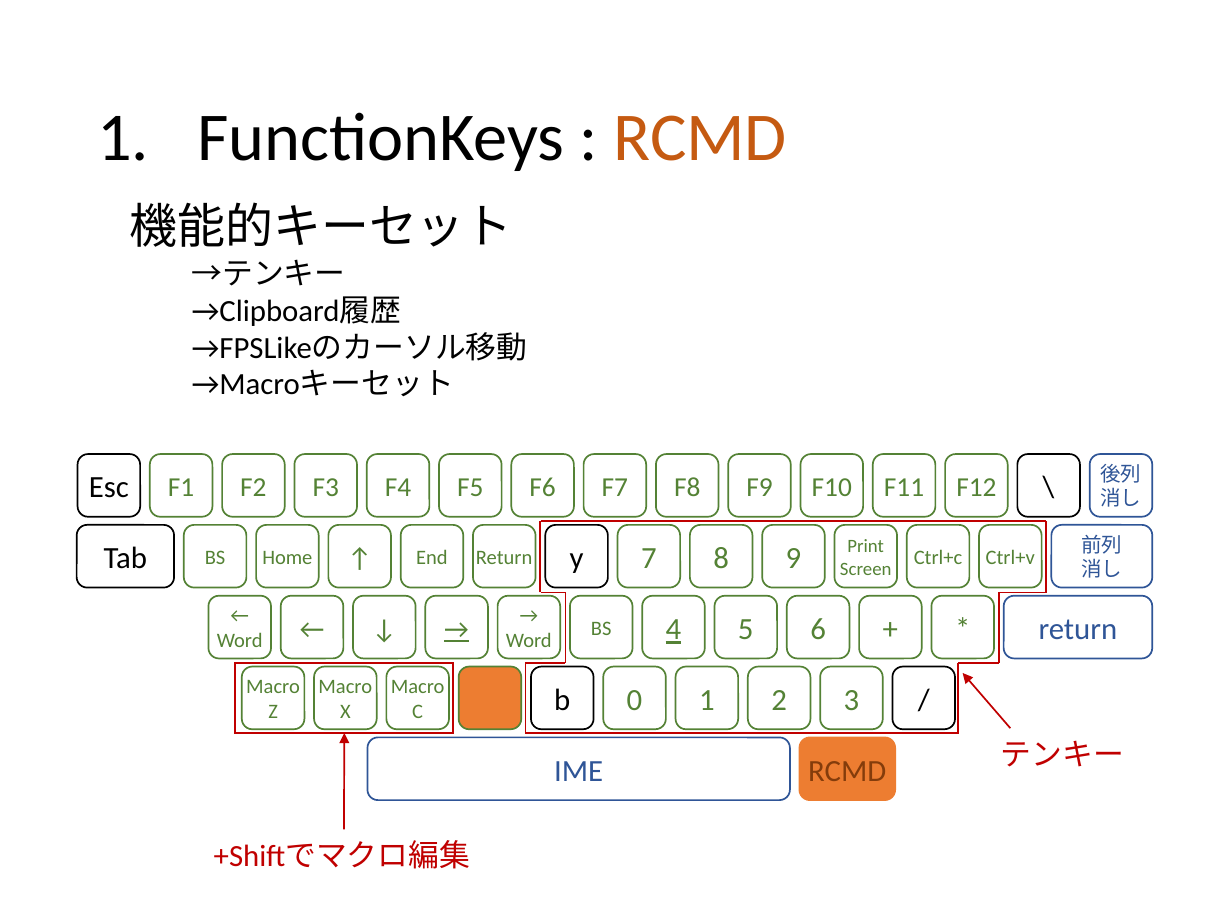
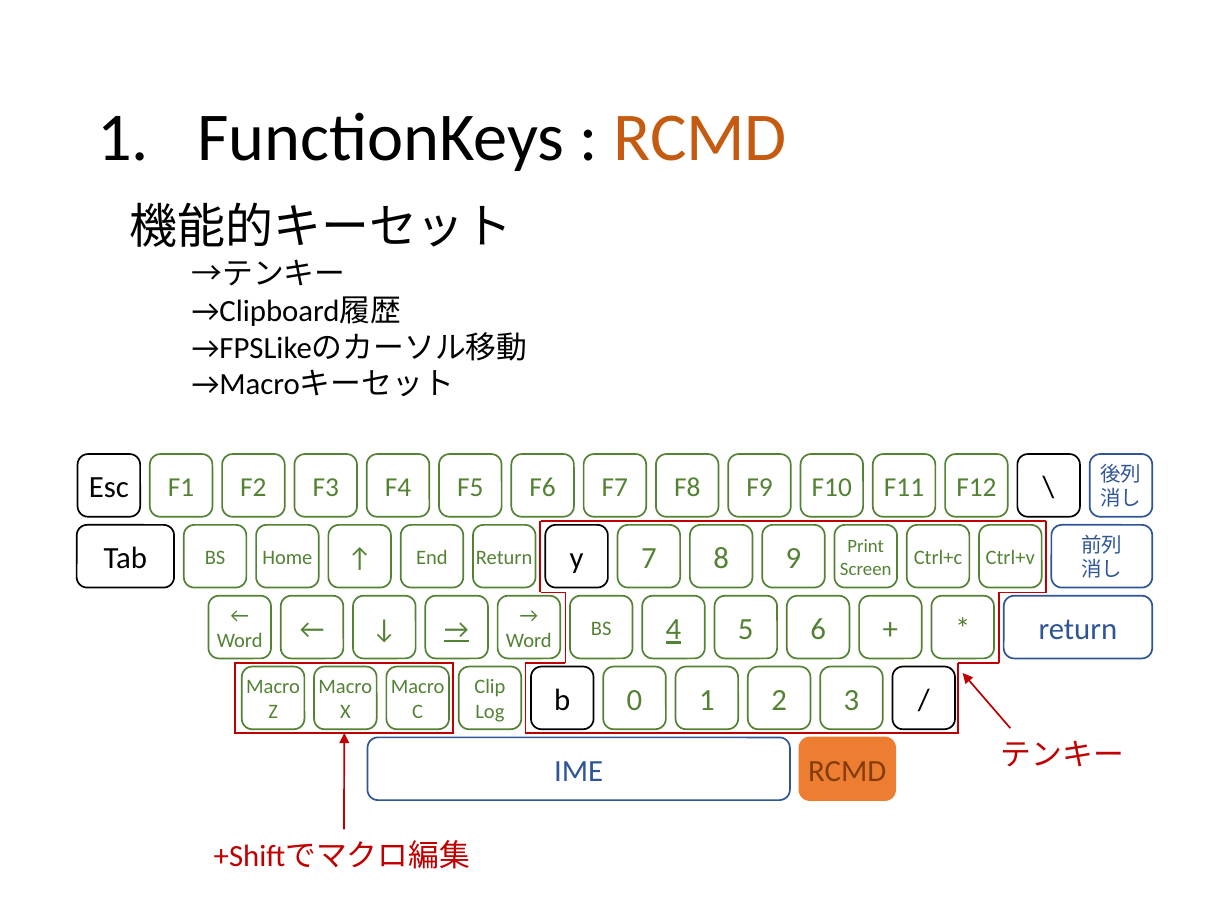
Before and after one commit to ittooo66/myAHK, a slide deck: slide 4 of MANUAL.pptx. Drawn at 1232x924 pixels with LibreOffice and Linux fonts; fonts in the diff are those of the drawing. Boxes give left, top, right and bottom in pixels: in the first picture for what was removed or moved away, otherwise in the second. Text is boxed around its words. In the diff, an @@ line names an element or a change of style, - is before the commit and + after.

```diff
--- a/MANUAL.pptx
+++ b/MANUAL.pptx
@@ rounded rectangle "Clip" at <box>458,667,521,729</box>: fill #ED7D31 to none @@
@@ text in rounded rectangle at <box>474,678,505,722</box>: text added @@
+Clip
+Log
```
Also in this commit, not shown: 3 other slides changed, 1 other file.
